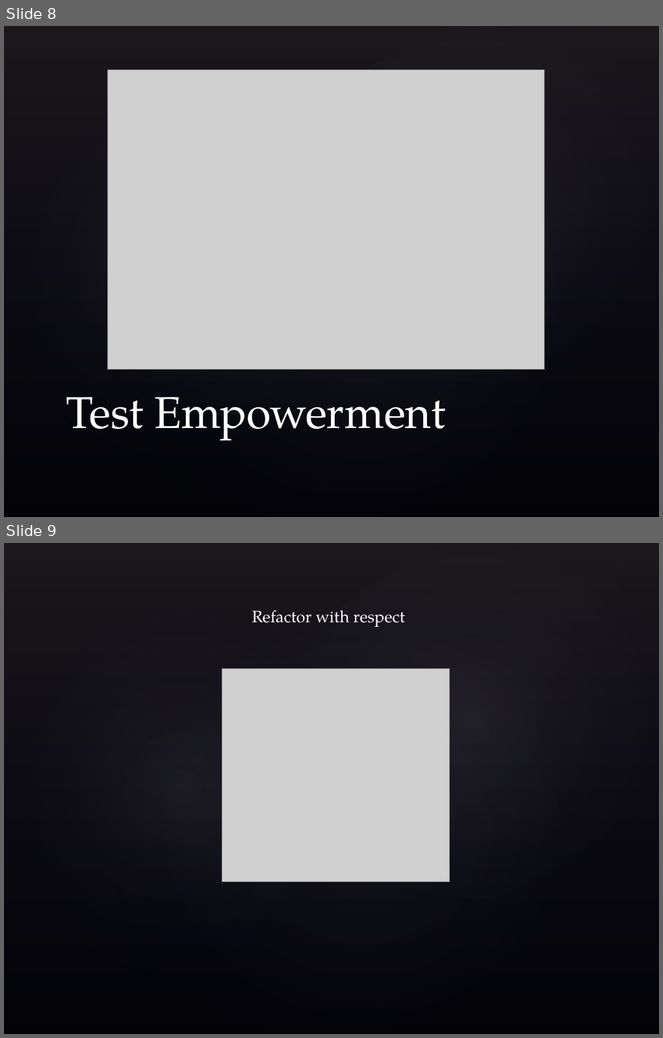
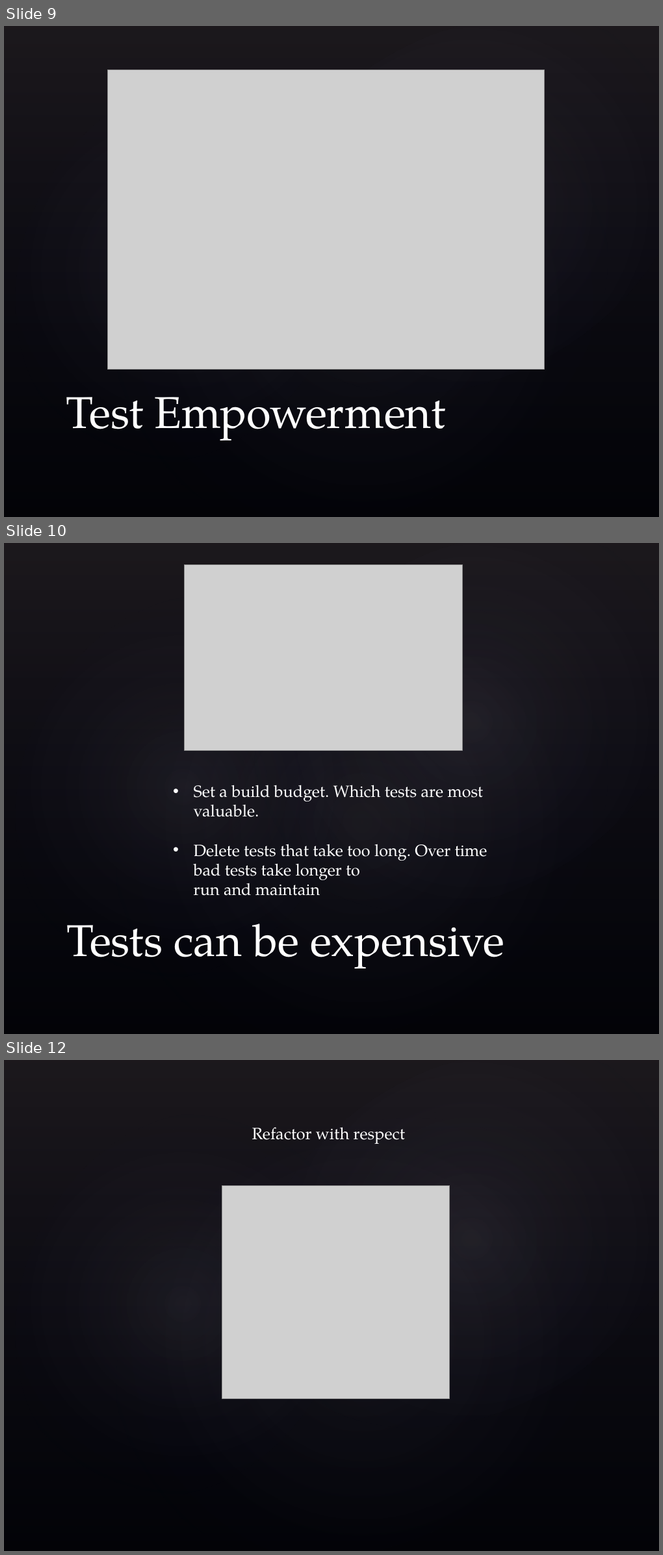
Before and after one commit to jrolstad/Talks, a slide deck: scna_2012/scna.pptx. Shown one above the other, each under a label of ours: slides 8 and 9 before the commit, slides 9, 10 and 12 after it; the slides between them are not shown. The pictures are 663x1038 and 663x1555 pixels, drawn with LibreOffice and Linux fonts; fonts in the diff are those of the drawing; grey boxes stand for pictures; background and template pictures are left out. Boxes give left, top, right and bottom in pixels: in the first picture for what was removed or moved away, otherwise in the second. Text is boxed around its words. In the diff, an @@ line names an element or a change of style, - is before the commit and + after.

```diff
--- a/scna_2012/scna.pptx
+++ b/scna_2012/scna.pptx
@@ slide 10 added at (x1=4, y1=543, x2=659, y2=1034), background picture (left out); not listed: 4 template elements that a slide beside it also shows @@
@@ picture added at (x1=184, y1=564, x2=463, y2=750) @@
@@ text added at (x1=194, y1=785, x2=488, y2=896), 18 pt, text #FFFFFF @@
+• Set a build budget. Which tests are most valuable.
+• Delete tests that take too long. Over time bad tests take longer to
+  run and maintain
@@ title added at (x1=67, y1=924, x2=505, y2=969), 49 pt, text #FFFFFF @@
+Tests can be expensive
@@ what was slide 8 is now slide 9 @@
@@ what was slide 9 is now slide 12 @@
```
Also in this commit, not shown: 2 other slides added.
